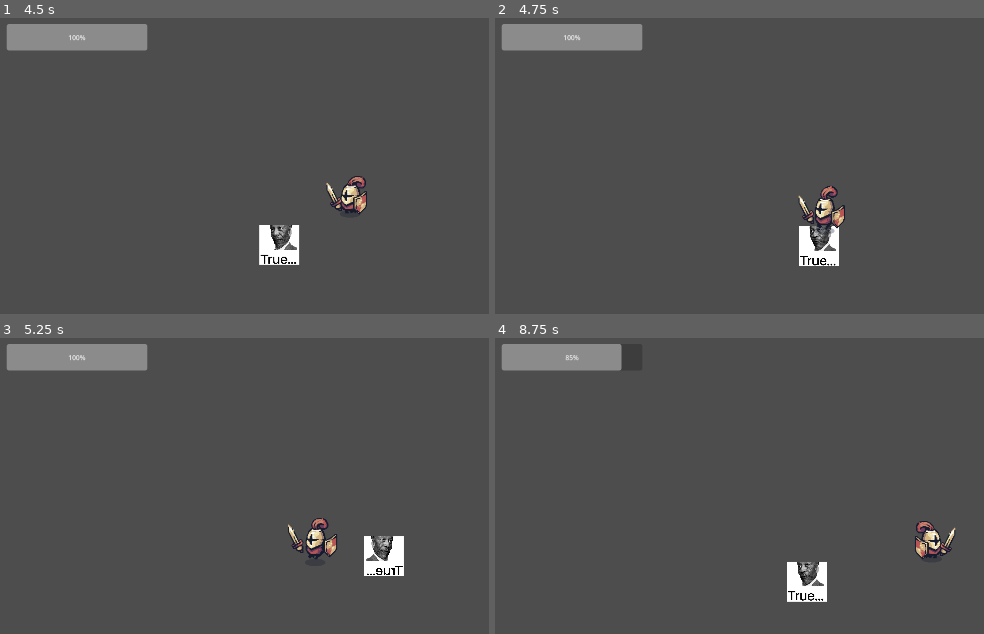
Above: before the commit, frames 1-4 (two rows, left to right).
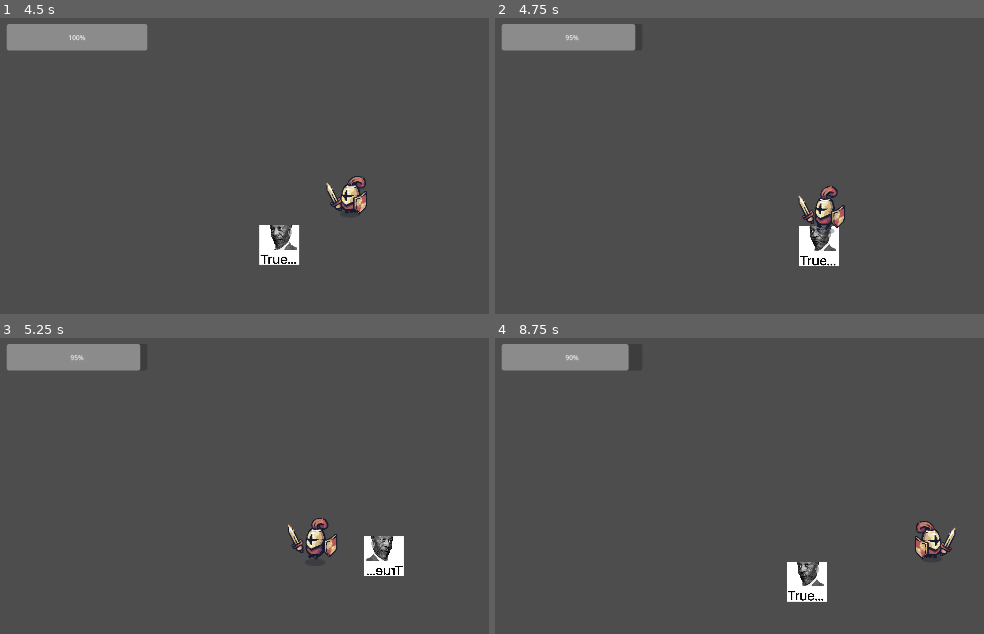
Above: after the commit, the same moments.

Repository: Aom0r1/Dark-Tower
Game: Godot game, scene res://scenes/main menu/main_menu.tscn
Same seed, same stepped clock (60 frames per second), same inputs: the game is played once before the commit and once after it.
Inputs:
- Up to frame 1 (4.5 s): click "PLAY" at 0.5 s; hold Right (ui_right) 1.28-2.03 s; hold Down (ui_down) 2.03-2.78 s; hold Right (ui_right) 2.78-3.53 s; hold Up (ui_up) 3.53-4.28 s; hold Left (ui_left) from 4.28 s (still down)
- Up to frame 2 (4.75 s): keep holding Left (ui_left)
- Up to frame 3 (5.25 s): keep holding Left (ui_left)
- Up to frame 4 (8.75 s): release Left (ui_left) at 5.78 s; hold Down (ui_down) 5.78-6.53 s; hold Right (ui_right) 6.53-7.28 s; hold Up (ui_up) 7.28-8.03 s; hold Right (ui_right) from 8.03 s (still down)

Frame 1 is identical in both runs. In frame 2, 0.2% of the frame differs, in the area x 14-31%, y 2-12%; in frame 3, 0.2%; in frame 4, 0.2%.

Commit message:
commit #8
problem fixed

Diff:
--- a/scenes/enemies/enemy.tscn
+++ b/scenes/enemies/enemy.tscn
@@ -43,6 +43,7 @@
 
 [node name="Timer" type="Timer" parent="."]
 
+[connection signal="area_entered" from="enemy" to="." method="_on_enemy_area_entered"]
 [connection signal="area_entered" from="enemy" to="." method="_on_area_2d_area_entered"]
 [connection signal="area_exited" from="enemy" to="." method="_on_enemy_area_exited"]
 [connection signal="timeout" from="Timer" to="." method="_on_timer_timeout"]
--- a/scripts/enemy.gd
+++ b/scripts/enemy.gd
@@ -7,7 +7,6 @@
 @onready var character = get_tree().get_first_node_in_group("Knight")
 
 var hp: int
-var hit: bool = false
 
 func _ready() -> void:
 	hp = max_hp
@@ -28,23 +27,22 @@
 	character.take_damage(dmg)
 
 func _on_area_2d_area_entered(area: Area2D) -> void:
-	var body = area.get_parent()
-	if area.name == "Area2D" and not hit:
-		character = body
+	if area.name == "Area2D":
+		attack(character)
 		$Timer.start()
-		hit = true
-
-func _on_area_2d_area_exited(area: Area2D) -> void:
-	if area.name == "Area2D":
-		$Timer.stop()
-		hit = false
-
 
 func _on_timer_timeout() -> void:
+	#print("Pidor")
 	attack(character)
-	hit = false
 
 func take_damage(amount: int) -> void:
 	hp -= amount
 	if hp <= 0:
 		hp = 0
+		queue_free()
+
+
+
+func _on_enemy_area_exited(area: Area2D) -> void:
+	if area.name == "Area2D":
+		$Timer.stop()
--- a/scripts/knight.gd
+++ b/scripts/knight.gd
@@ -15,6 +15,7 @@
 func _on_area_2d_2_area_entered(area):
 	if area.name == "enemy":
 		enemy_in_range = area
+		print("Rodip")
 
 func _on_area_2d_2_area_exited(area):
 	if area == enemy_in_range:
@@ -50,5 +51,7 @@
 
 
 func _on_timer_timeout() -> void:
+	attack_cooldown = false
+	if enemy_in_range == null:
+		return
 	sword_attack(enemy_in_range)
-	attack_cooldown = false
